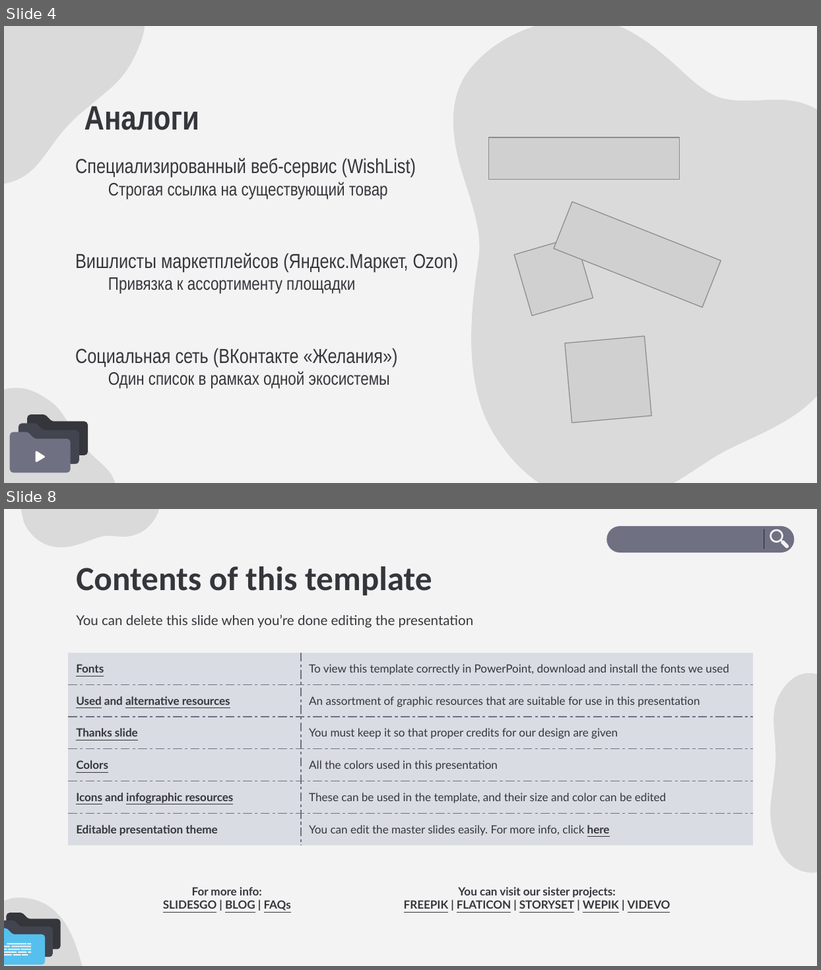
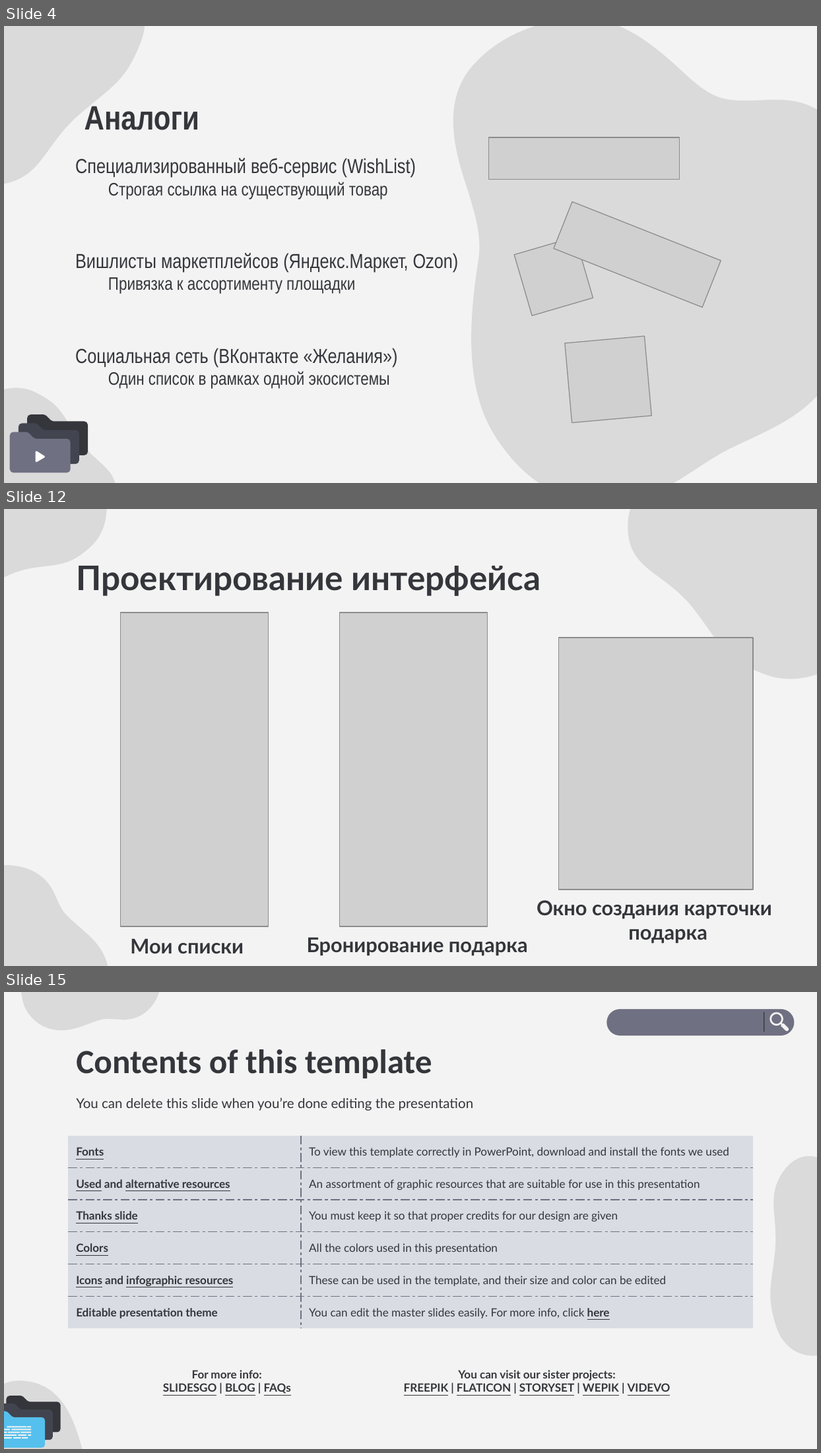
Before and after one commit to NNkGame/Diploma, a slide deck: Docs/Предзащита/Презентация Шарунов РД.pptx. Shown one above the other, each under a label of ours: slides 4 and 8 before the commit, slides 4, 12 and 15 after it; the slides between them are not shown. The pictures are 821x970 and 821x1453 pixels, drawn with LibreOffice and Linux fonts; fonts in the diff are those of the drawing; grey boxes stand for pictures. Boxes give left, top, right and bottom in pixels: in the first picture for what was removed or moved away, otherwise in the second. Text is boxed around its words. In the diff, an @@ line names an element or a change of style, - is before the commit and + after.

```diff
--- a/Docs/Предзащита/Презентация Шарунов РД.pptx
+++ b/Docs/Предзащита/Презентация Шарунов РД.pptx
@@ slide 12 added at (4,509,817,966), background #F3F3F3 @@
@@ freeform shape added at (4,509,123,591), fill #000000 at 10% opacity @@
@@ freeform shape added at (598,509,817,732), fill #000000 at 10% opacity @@
@@ title added at (76,566,541,596), 30 pt, text #35363B, bold @@
+Проектирование интерфейса
@@ picture added at (120,612,268,926) @@
@@ picture added at (340,612,488,926) @@
@@ picture added at (558,638,753,890) @@
@@ freeform shape added at (4,856,114,966), fill #000000 at 10% opacity @@
@@ text added at (537,900,772,944), 18 pt, text #35363B, bold @@
+Окно создания карточки подарка
@@ subtitle added at (130,939,244,954), 18 pt, text #35363B, bold @@
+Мои списки
@@ text added at (307,937,528,956), 18 pt, text #35363B, bold @@
+Бронирование подарка
@@ what was slide 8 is now slide 15 @@
```
Also in this commit, not shown: 6 other slides added, 35 other files.
